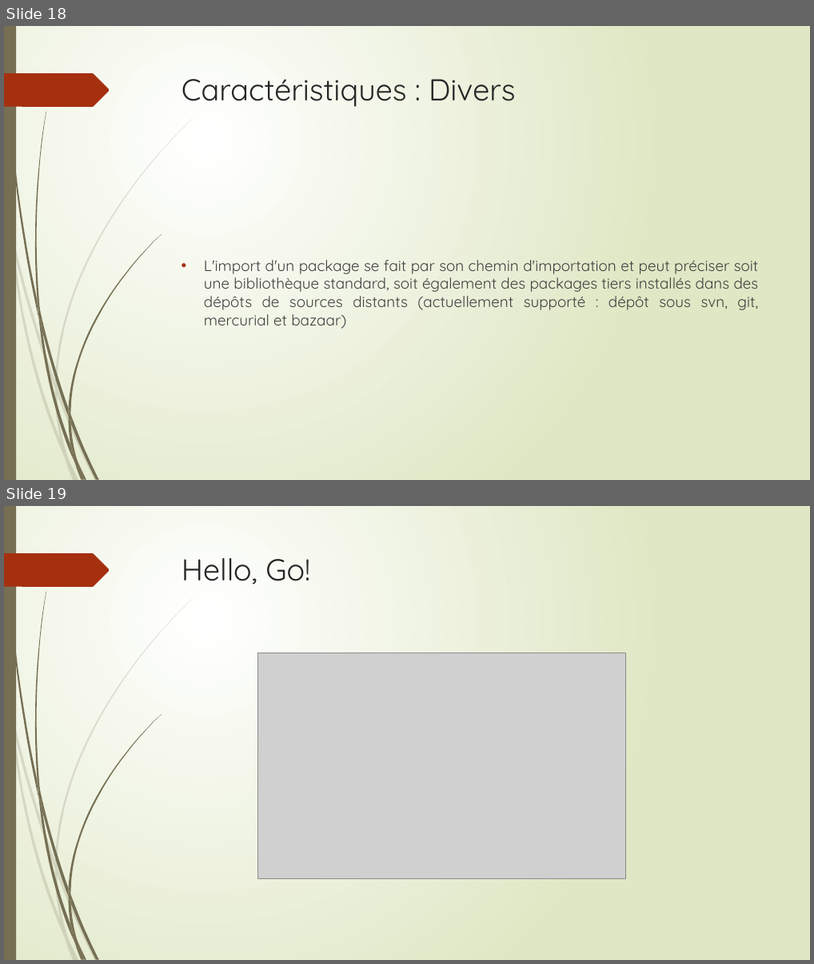
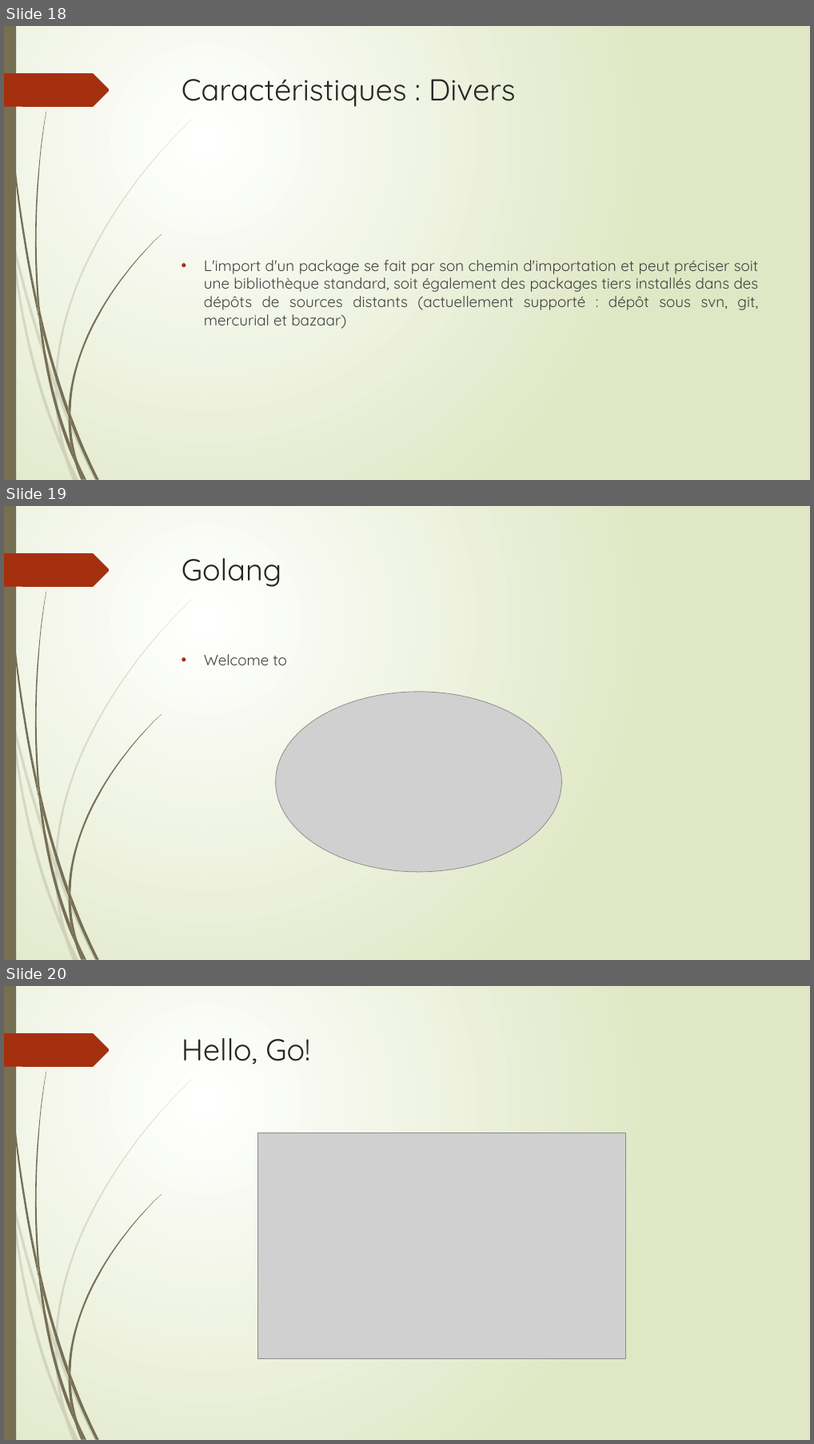
Before and after one commit to thierrydecker/learning-go, a slide deck: documentations/learning-go.pptx. Shown one above the other, each under a label of ours: slides 18 and 19 before the commit, slides 18, 19 and 20 after it. The pictures are 814x964 and 814x1444 pixels, drawn with LibreOffice and Linux fonts; fonts in the diff are those of the drawing; grey boxes stand for pictures. Boxes give left, top, right and bottom in pixels: in the first picture for what was removed or moved away, otherwise in the second. Text is boxed around its words. In the diff, an @@ line names an element or a change of style, - is before the commit and + after.

```diff
--- a/documentations/learning-go.pptx
+++ b/documentations/learning-go.pptx
@@ slide 19 added at box(4, 506, 810, 960), background gradient #FFFFFF to #DFE8C4; not listed: 24 template elements that a slide beside it also shows @@
@@ title added at box(182, 558, 282, 587), 36 pt, text #262626 @@
+Golang
@@ text added at box(204, 654, 287, 665), 18 pt, text #404040 @@
+• Welcome to
@@ picture added at box(276, 692, 562, 872) @@
@@ what was slide 19 is now slide 20 @@
```
Also in this commit, not shown: 2 slides changed, 5 other slides added, 1 slide removed, 1 other file.
